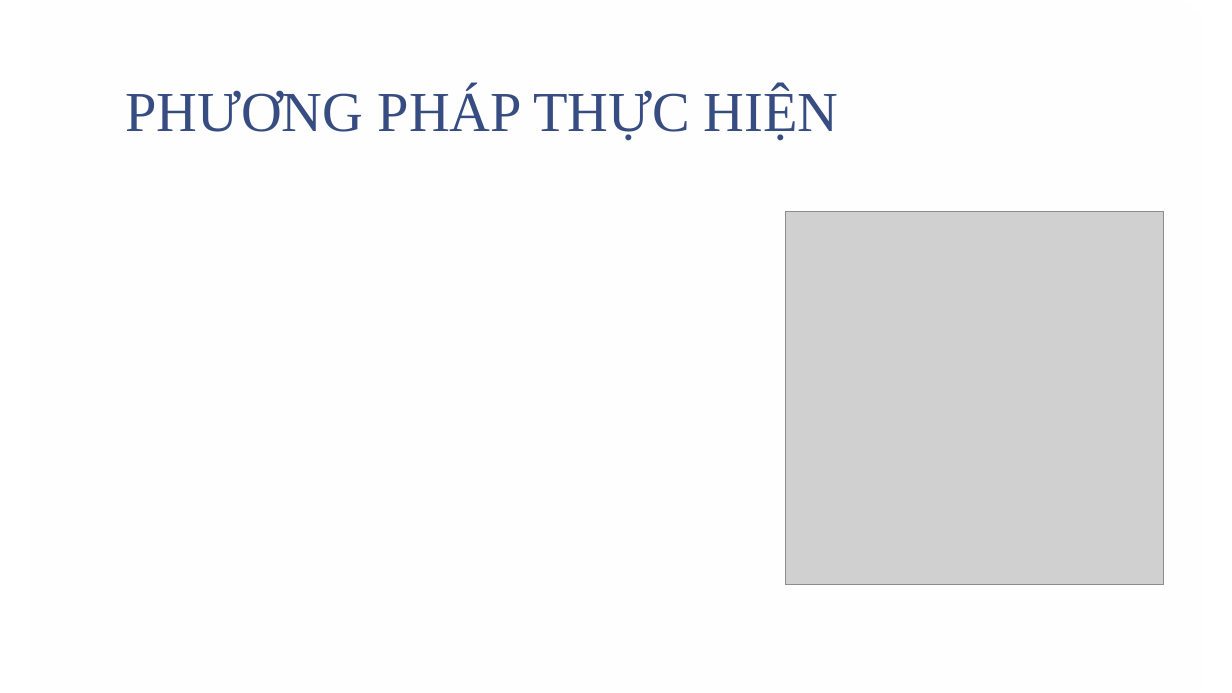
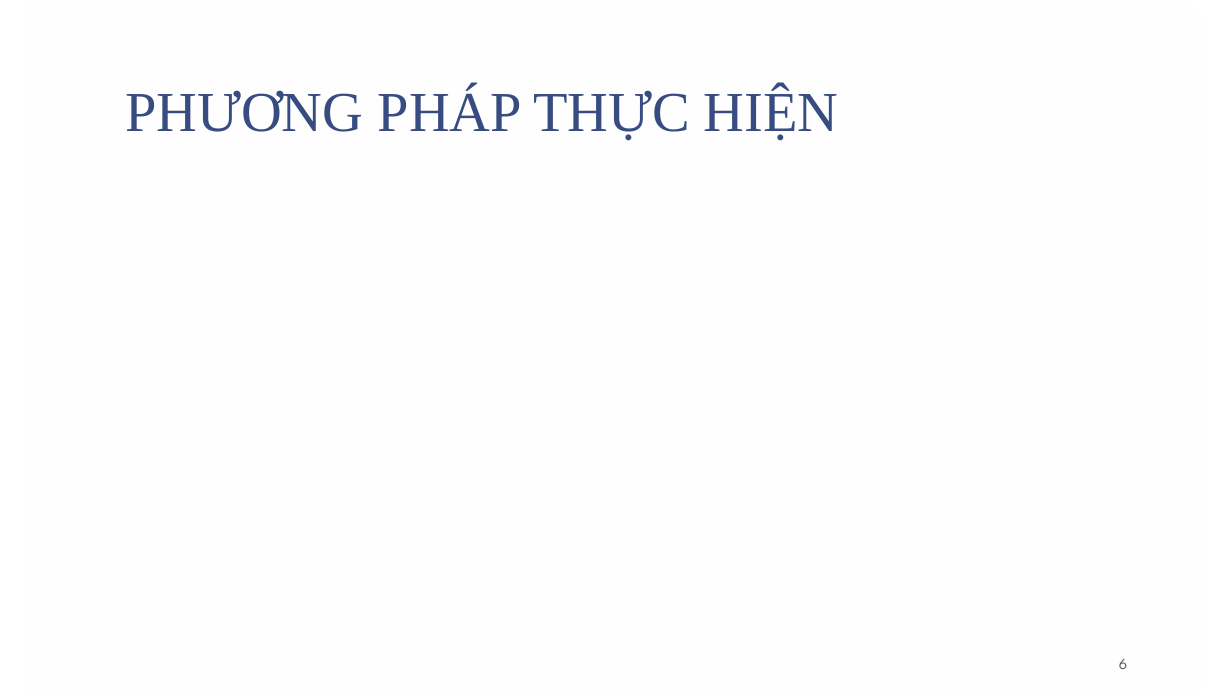
Before and after one commit to trungcpag/machine-CTU, a slide deck: slide 6 of report.pptx. Drawn at 1232x693 pixels with LibreOffice and Linux fonts; fonts in the diff are those of the drawing; grey boxes stand for pictures; background and template pictures are left out. Boxes give left, top, right and bottom in pixels: in the first picture for what was removed or moved away, otherwise in the second. Text is boxed around its words. In the diff, an @@ line names an element or a change of style, - is before the commit and + after.

```diff
--- a/report.pptx
+++ b/report.pptx
@@ picture removed at [786, 212, 1164, 585] @@
@@ page number added at [1119, 659, 1127, 669], 12 pt, text #595959 @@
+6
```
Also in this commit, not shown: 7 other slides changed, 1 slide added, 4 slides removed.
